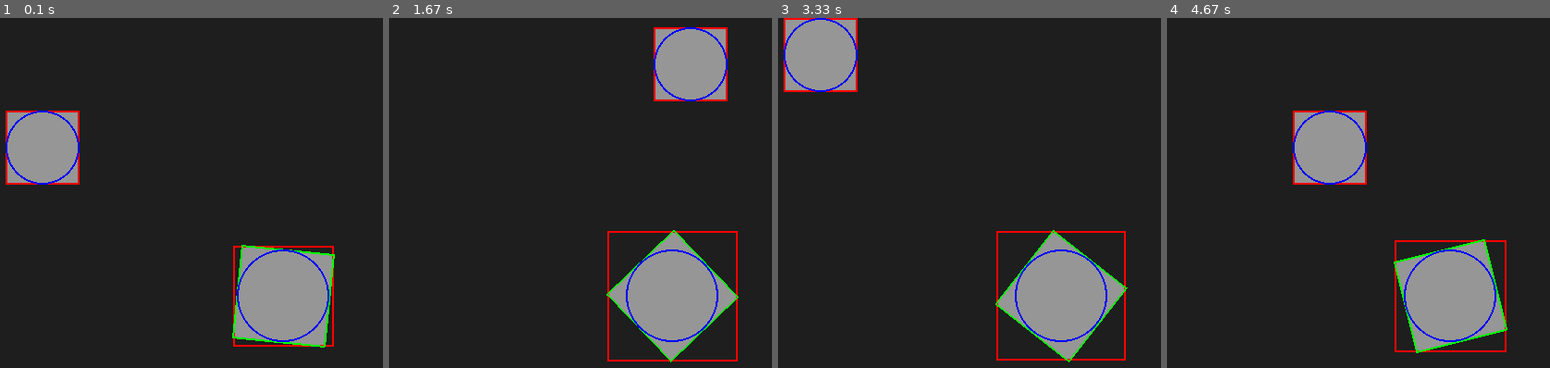
Above: before the commit, frames 1-4 (left to right).
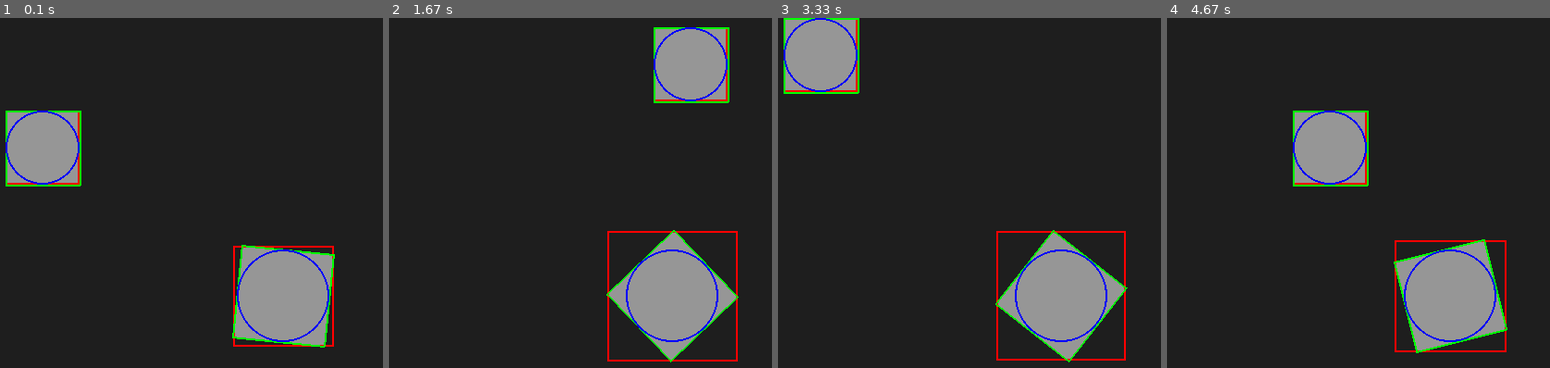
Above: after the commit, the same moments.

Repository: 20260200-htw/my-first-game
Game: pygame game, started from circle-AABB-OBB.py
Two runs of this game, one before a commit and one after it. Both use one fixed random seed, a clock stepped at 60 frames per second and the inputs below.
Inputs:
- Up to frame 1 (0.1 s): no input
- Up to frame 2 (1.67 s): hold Right 0.33-0.8 s; hold Up 0.83-1.13 s; tap Z at 0.9, 1.23, 1.53 s; hold Right 1.17-1.63 s
- Up to frame 3 (3.33 s): hold Left 1.67-2.2 s; tap Z at 1.73, 2.03, 2.3, 2.63, 2.93, 3.07 s; hold Down 2.23-2.53 s; hold Left 2.57-2.97 s; hold Up from 3 s (still down)
- Up to frame 4 (4.67 s): release Up at 3.37 s; hold Right 3.4-4.03 s; tap Z at 3.47, 3.77, 4.13, 4.53 s; hold Down 4.07-4.43 s; hold Left from 4.47 s (still down)

The runs differ from the first frame. In frame 1, 0.4% of the frame differs, in the area x 1-22%, y 26-49%; in frame 2, 0.4%; in frame 3, 0.4%; in frame 4, 0.4%.

Commit message:
19th commit / week04_3B

Diff:
--- a/circle-AABB-OBB.py
+++ b/circle-AABB-OBB.py
@@ -6,7 +6,7 @@
 screen_width = 800
 screen_height = 600
 screen = pygame.display.set_mode((screen_width, screen_height))
-pygame.display.set_caption("OBB & Rotation Visualization")
+pygame.display.set_caption("SAT 기반 OBB 충돌 감지")
 
 # 색상 정의
 GRAY = (150, 150, 150)
@@ -21,9 +21,9 @@
 player_radius = player_rect.width // 2
 player_speed = 5
 
-static_rect = pygame.Rect(0, 0, 100, 100)
+static_rect_size = (100, 100)
 static_center = (screen_width // 2, screen_height // 2)
-static_radius = static_rect.width // 2
+static_radius = static_rect_size[0] // 2
 
 # 회전 관련 변수
 angle = 0
@@ -31,20 +31,47 @@
 
 clock = pygame.time.Clock()
 
+# --- SAT 충돌 라이브러리 함수 ---
+
 def get_obb_points(center, size, angle):
-    """중심점, 크기, 각도를 받아 OBB의 네 꼭짓점 좌표를 반환"""
     cx, cy = center
     w, h = size
-    # 사각형의 네 꼭짓점 상대 좌표
     points = [
         pygame.Vector2(-w//2, -h//2),
         pygame.Vector2(w//2, -h//2),
         pygame.Vector2(w//2, h//2),
         pygame.Vector2(-w//2, h//2)
     ]
-    # 각 꼭짓점을 회전시킨 후 중심점을 더함
-    rotated_points = [p.rotate(angle) + (cx, cy) for p in points]
-    return rotated_points
+    return [p.rotate(angle) + (cx, cy) for p in points]
+
+def get_axes(points):
+    """다각형의 변에 수직인 법선 벡터(분리축 후보)들을 추출"""
+    axes = []
+    for i in range(len(points)):
+        p1 = points[i]
+        p2 = points[(i + 1) % len(points)]
+        edge = p2 - p1
+        # 변에 수직인 벡터(법선) 계산
+        normal = pygame.Vector2(-edge.y, edge.x)
+        if normal.length() > 0:
+            axes.append(normal.normalize())
+    return axes
+
+def project_polygon(points, axis):
+    """축 위로 다각형의 모든 점을 투영시켜 최소/최대 범위를 반환"""
+    dots = [p.dot(axis) for p in points]
+    return min(dots), max(dots)
+
+def check_obb_collision(poly1, poly2):
+    """SAT 알고리즘을 사용해 두 다각형의 충돌 여부 판단"""
+    axes = get_axes(poly1) + get_axes(poly2)
+    for axis in axes:
+        min1, max1 = project_polygon(poly1, axis)
+        min2, max2 = project_polygon(poly2, axis)
+        # 투영된 범위 사이에 틈(Gap)이 있다면 충돌하지 않음
+        if max1 < min2 or max2 < min1:
+            return False
+    return True # 모든 축에서 겹친다면 충돌
 
 while True:
     for event in pygame.event.get():
@@ -54,45 +81,45 @@
 
     # 3. 입력 처리
     keys = pygame.key.get_pressed()
-    # 방향키 이동
     if keys[pygame.K_LEFT]:  player_rect.x -= player_speed
     if keys[pygame.K_RIGHT]: player_rect.x += player_speed
     if keys[pygame.K_UP]:    player_rect.y -= player_speed
     if keys[pygame.K_DOWN]:  player_rect.y += player_speed
 
-    # Z 키로 회전 속도 조절
     rotation_speed = base_rotation_speed * 5 if keys[pygame.K_z] else base_rotation_speed
     angle += rotation_speed
 
-    # 4. 원형 충돌 계산 (제곱 비교 방식)
+    # 4. 충돌 데이터 준비
+    # 플레이어와 고정 오브젝트의 실시간 꼭짓점(OBB) 좌표 추출
+    player_points = get_obb_points(player_rect.center, (player_rect.width, player_rect.height), 0)
+    static_points = get_obb_points(static_center, static_rect_size, angle)
+
+    # SAT 충돌 감지 수행
+    obb_colliding = check_obb_collision(player_points, static_points)
+
+    # 5. 화면 그리기
+    # OBB 충돌 시 배경 빨간색, 원형 충돌 시 노란색 (중첩 시 빨간색 우선)
     dx = player_rect.centerx - static_center[0]
     dy = player_rect.centery - static_center[1]
-    distance_squared = dx**2 + dy**2
-    radii_sum_squared = (player_radius + static_radius)**2
-    circle_colliding = distance_squared <= radii_sum_squared
+    circle_colliding = (dx**2 + dy**2) <= (player_radius + static_radius)**2
 
-    # 5. 화면 그리기
-    screen.fill(YELLOW if circle_colliding else BG_COLOR)
+    bg_color = RED if obb_colliding else (YELLOW if circle_colliding else BG_COLOR)
+    screen.fill(bg_color)
 
-    # 고정 오브젝트 회전 표현을 위한 Surface 생성
-    static_surface = pygame.Surface((100, 100), pygame.SRCALPHA)
+    # 본체 그리기 (회전 구현)
+    static_surface = pygame.Surface(static_rect_size, pygame.SRCALPHA)
     static_surface.fill(GRAY)
-    rotated_static = pygame.transform.rotate(static_surface, -angle) # 시계 방향 회전
+    rotated_static = pygame.transform.rotate(static_surface, -angle)
     new_rect = rotated_static.get_rect(center=static_center)
 
-    # 오브젝트 본체 그리기
-    pygame.draw.rect(screen, GRAY, player_rect) # 플레이어
-    screen.blit(rotated_static, new_rect.topleft) # 회전하는 사각형
+    pygame.draw.rect(screen, GRAY, player_rect)
+    screen.blit(rotated_static, new_rect.topleft)
 
-    # AABB 표시 (빨간색 - 회전하지 않는 고정 영역)
+    # 시각화 (AABB-빨강, OBB-초록, 원-파랑)
     pygame.draw.rect(screen, RED, player_rect, 2)
     pygame.draw.rect(screen, RED, new_rect, 2)
-
-    # OBB 표시 (초록색 - 오브젝트와 함께 회전하는 영역)
-    obb_points = get_obb_points(static_center, (100, 100), angle)
-    pygame.draw.polygon(screen, GREEN, obb_points, 2)
-
-    # 원형 Bounding Box 표시 (파란색)
+    pygame.draw.polygon(screen, GREEN, static_points, 2)
+    pygame.draw.polygon(screen, GREEN, player_points, 2)
     pygame.draw.circle(screen, BLUE, player_rect.center, player_radius, 2)
     pygame.draw.circle(screen, BLUE, static_center, static_radius, 2)
 
